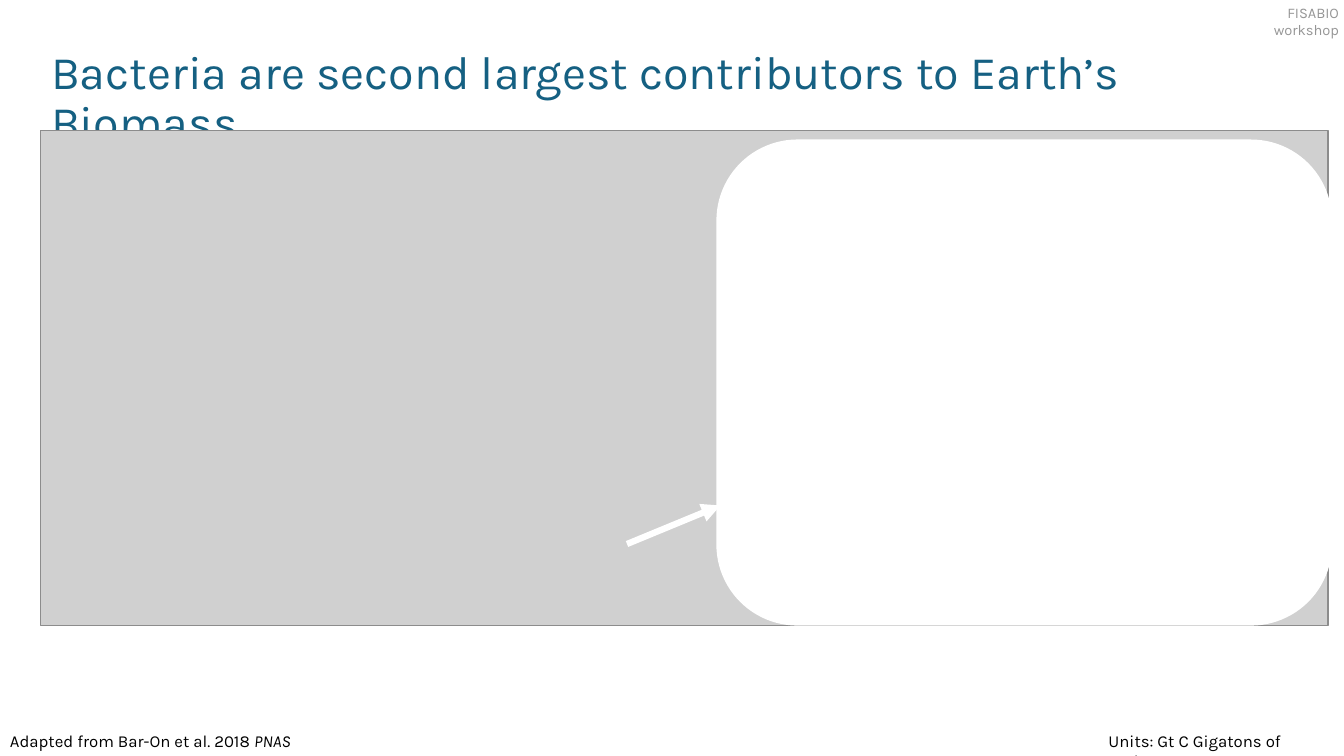
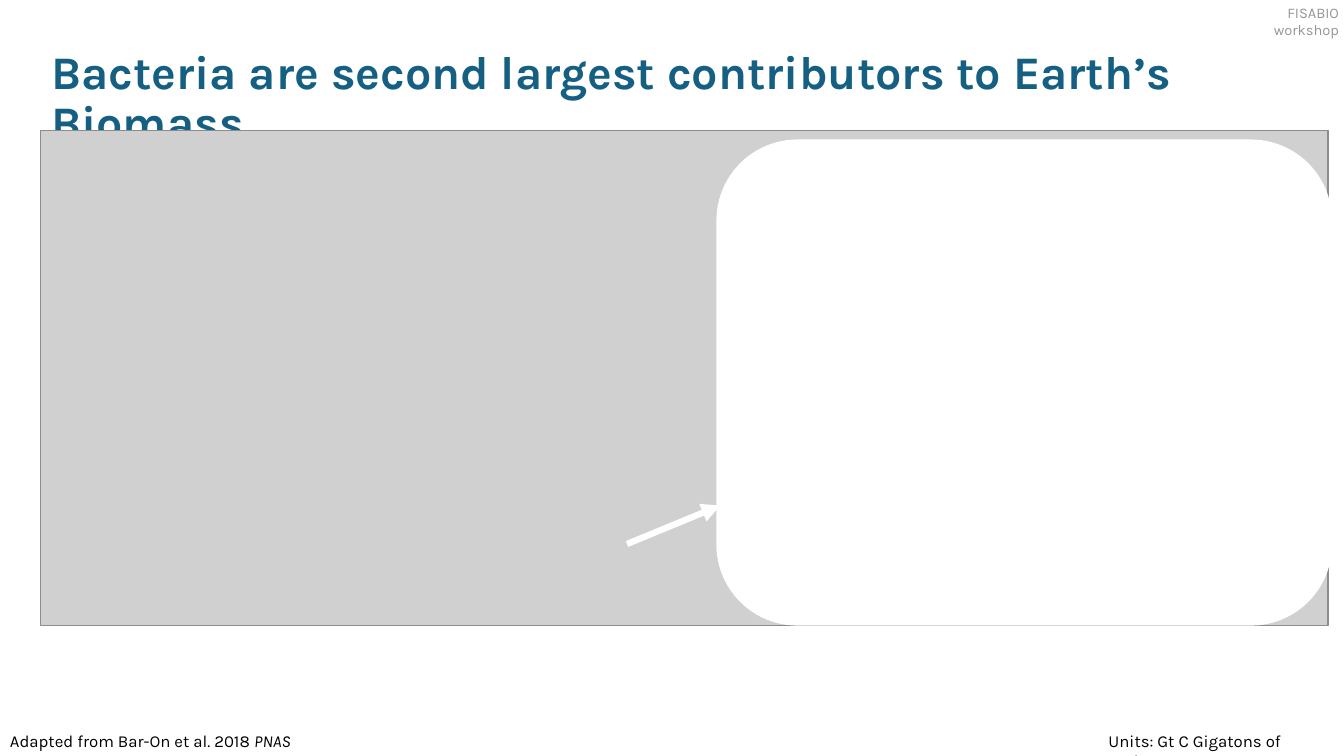
Before and after one commit to kshitijtandon/fisabio-gapseq-workshop, a slide deck: slide 2 of slides/FISABIO_workshop_v1.pptx. Drawn at 1344x756 pixels with LibreOffice and Linux fonts; fonts in the diff are those of the drawing; grey boxes stand for pictures. Boxes give left, top, right and bottom in pixels: in the first picture for what was removed or moved away, otherwise in the second. Text is boxed around its words. In the diff, an @@ line names an element or a change of style, - is before the commit and + after.

```diff
--- a/slides/FISABIO_workshop_v1.pptx
+++ b/slides/FISABIO_workshop_v1.pptx
@@ text "Bacteria are second largest contributors ..." at (51, 56, 1171, 131): bold on @@
```
Also in this commit, not shown: 1 slide added, 1 other file.
